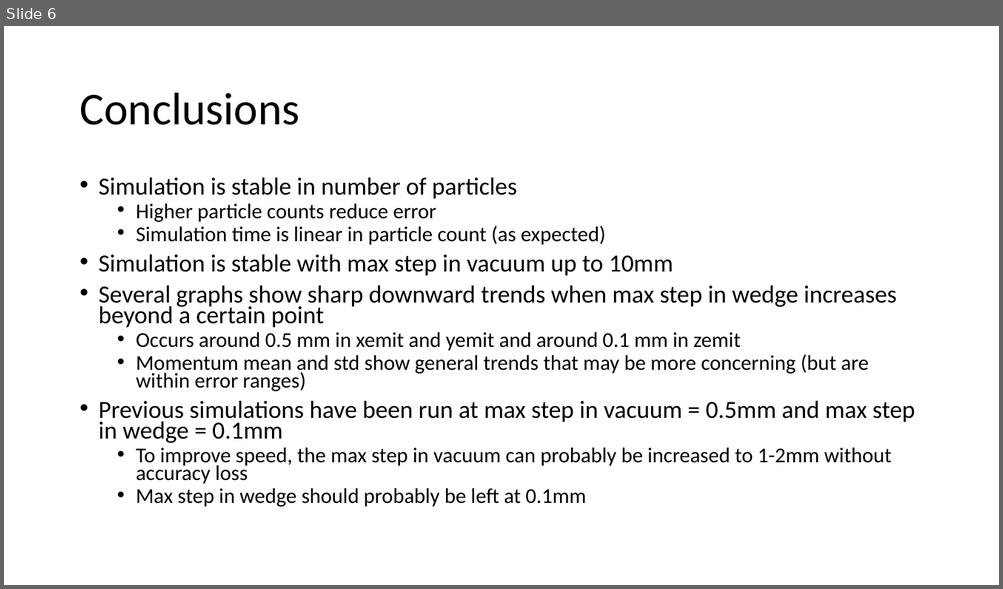
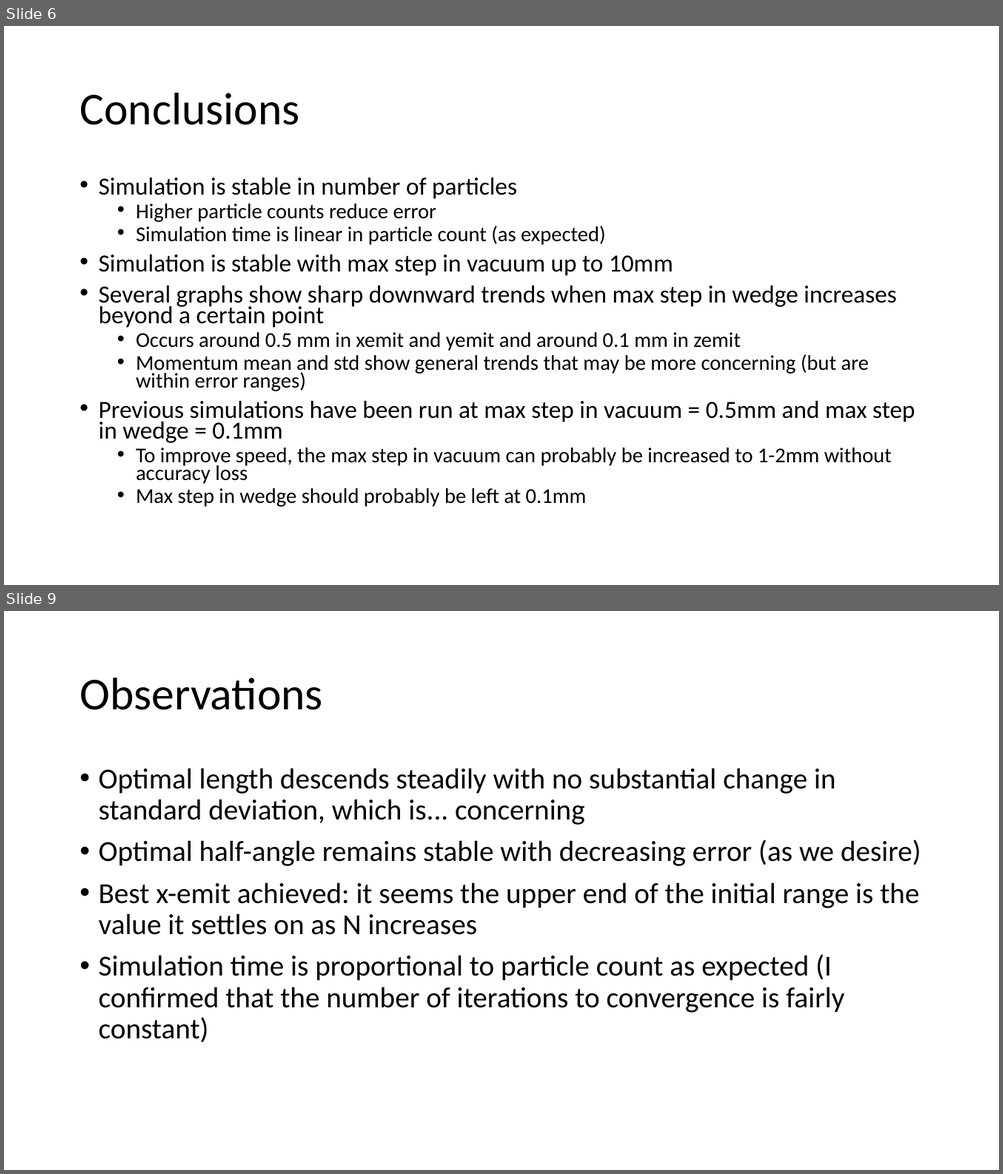
Before and after one commit to kdp-lab/muC-final-cooling, a slide deck: summaries/Accuracy.pptx. Shown one above the other, each under a label of ours: slide 6 before the commit, slides 6 and 9 after it; the slides between them are not shown. The pictures are 1003x589 and 1003x1174 pixels, drawn with LibreOffice and Linux fonts; fonts in the diff are those of the drawing. Boxes give left, top, right and bottom in pixels: in the first picture for what was removed or moved away, otherwise in the second. Text is boxed around its words. In the diff, an @@ line names an element or a change of style, - is before the commit and + after.

```diff
--- a/summaries/Accuracy.pptx
+++ b/summaries/Accuracy.pptx
@@ slide 9 added at <box>4,611,999,1170</box>, background #FFFFFF @@
@@ title added at <box>79,678,323,710</box>, 44 pt, text #000000 @@
+Observations
@@ text added at <box>99,768,921,1043</box>, 28 pt, text #000000 @@
+• Optimal length descends steadily with no substantial change in standard deviation, which is... concerning
+• Optimal half-angle remains stable with decreasing error (as we desire)
+• Best x-emit achieved: it seems the upper end of the initial range is the value it settles on as N increases
+• Simulation time is proportional to particle count as expected (I confirmed that the number of iterations to convergence is fairly constant)
```
Also in this commit, not shown: 2 other slides added, 1 other file.
